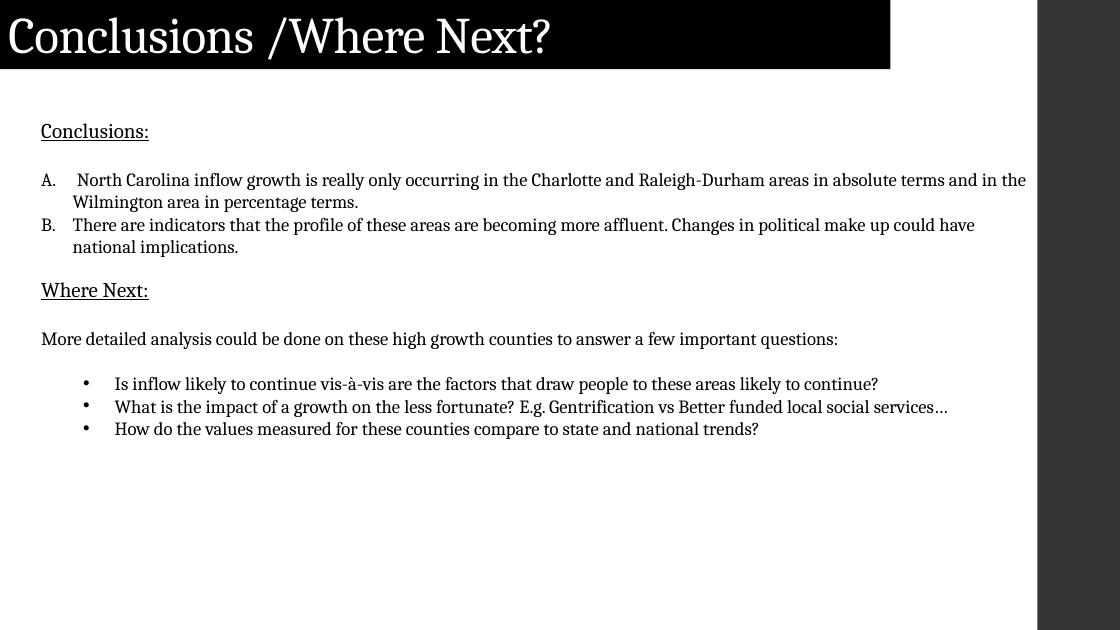
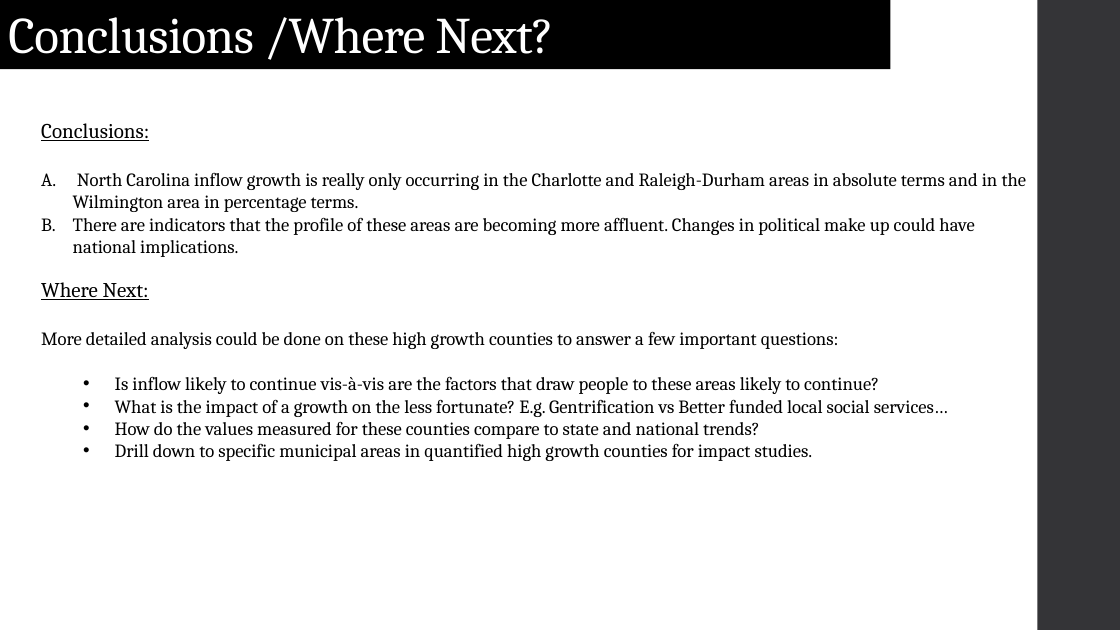
Before and after one commit to jasgarcia/NCGrowth, a slide deck: slide 12 of presentation/NC Growth.pptx (slide 11 before the commit). Drawn at 1120x630 pixels with LibreOffice and Linux fonts; fonts in the diff are those of the drawing. Boxes give left, top, right and bottom in pixels: in the first picture for what was removed or moved away, otherwise in the second. Text is boxed around its words. In the diff, an @@ line names an element or a change of style, - is before the commit and + after.

```diff
--- a/presentation/NC Growth.pptx
+++ b/presentation/NC Growth.pptx
@@ text at (115, 443, 813, 461): paragraph added @@
+  • Drill down to specific municipal areas in quantified high growth counties for impact studies.
```
Also in this commit, not shown: 1 other slide changed, 3 slides added, 2 slides removed.
